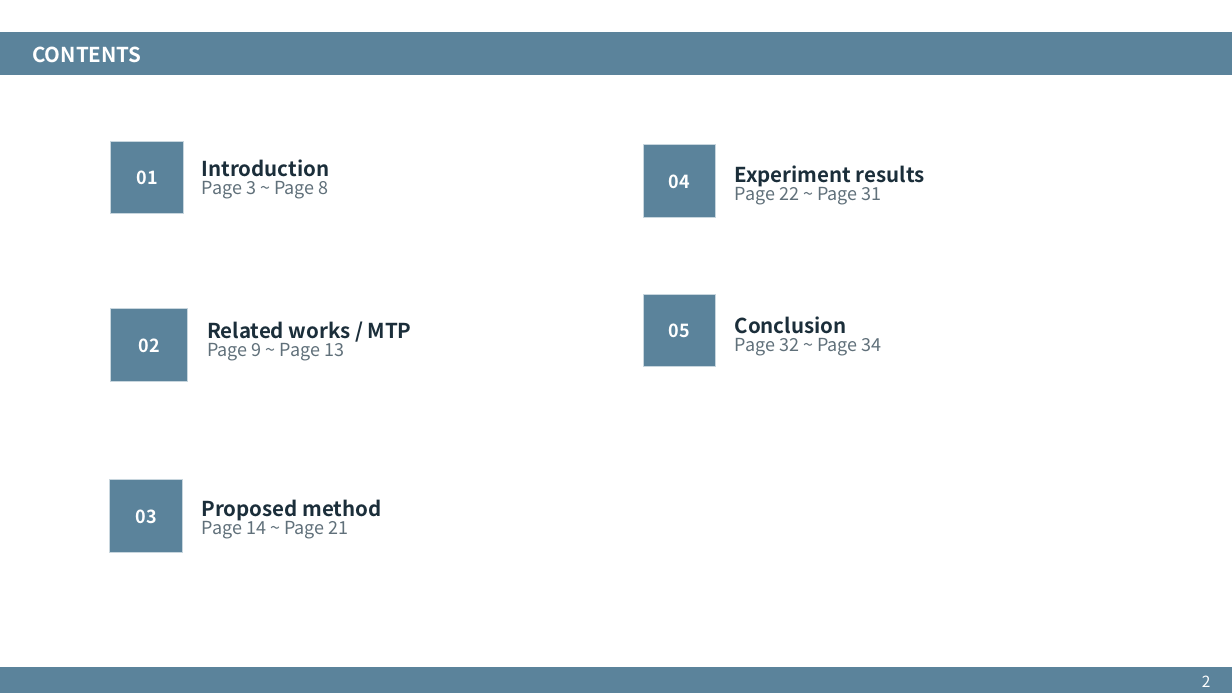
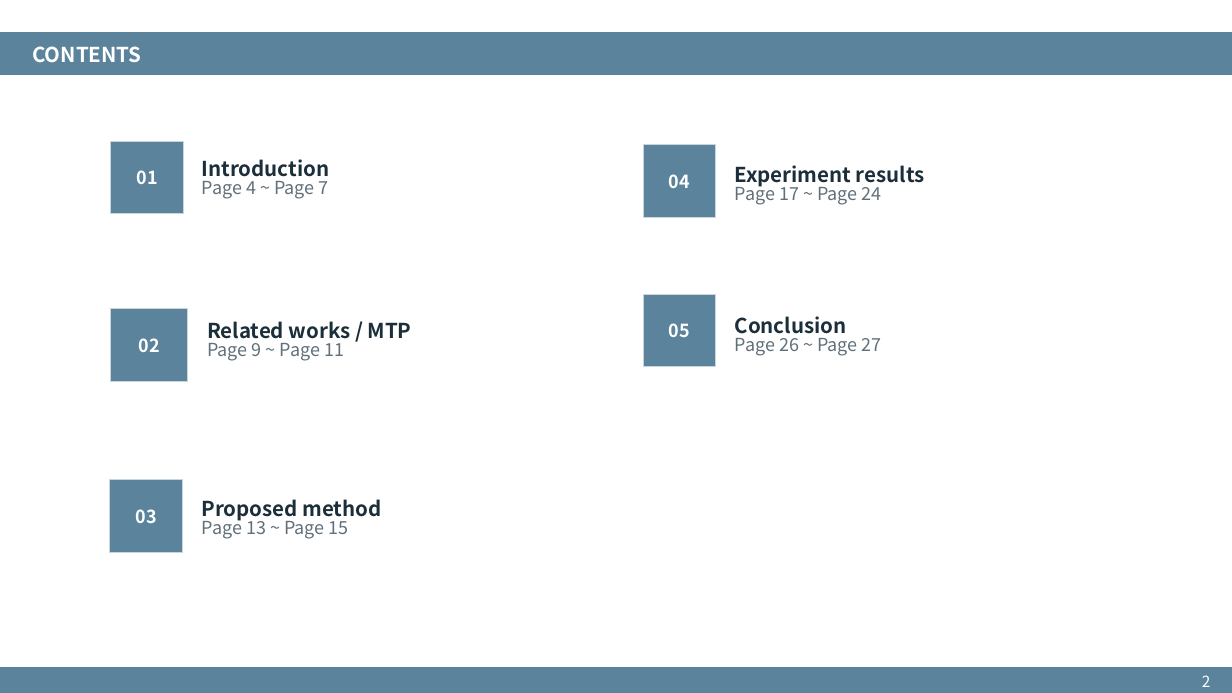
Before and after one commit to xdfg12456/llama-mtp, a slide deck: slide 2 of doc/mtp with consistency method.pptx. Drawn at 1232x693 pixels with LibreOffice and Linux fonts; fonts in the diff are those of the drawing. Boxes give left, top, right and bottom in pixels: in the first picture for what was removed or moved away, otherwise in the second. Text is boxed around its words. In the diff, an @@ line names an element or a change of style, - is before the commit and + after.

```diff
--- a/doc/mtp with consistency method.pptx
+++ b/doc/mtp with consistency method.pptx
@@ text at [202,175,329,199]: text changed @@
-Page 3 ~ Page 8
+Page 4 ~ Page 7
@@ text at [735,181,882,205]: text changed @@
-Page 22 ~ Page 31
+Page 17 ~ Page 24
@@ text at [207,337,344,361]: text changed @@
-Page 9 ~ Page 13
+Page 9 ~ Page 11
@@ text at [735,333,882,356]: text changed @@
-Page 32 ~ Page 34
+Page 26 ~ Page 27
@@ text at [202,515,349,539]: text changed @@
-Page 14 ~ Page 21
+Page 13 ~ Page 15
```
Also in this commit, not shown: 1 other slide changed.
